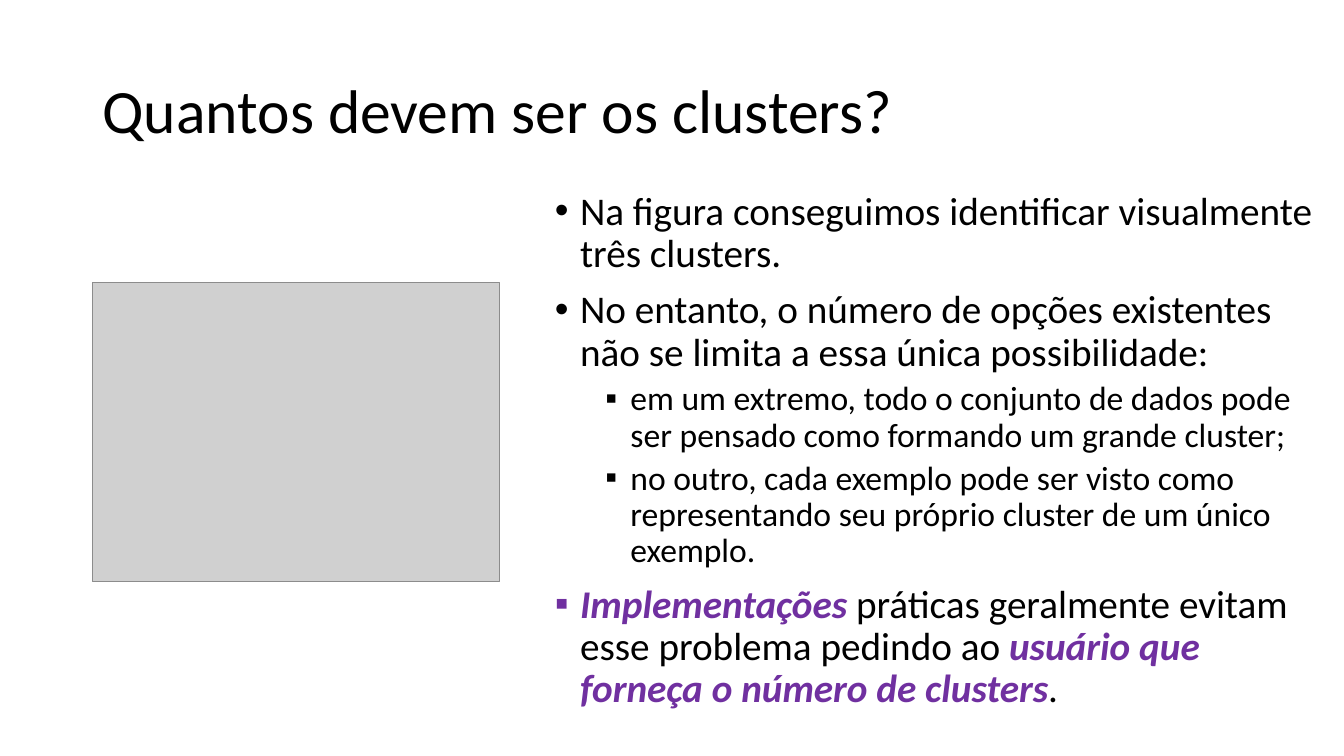
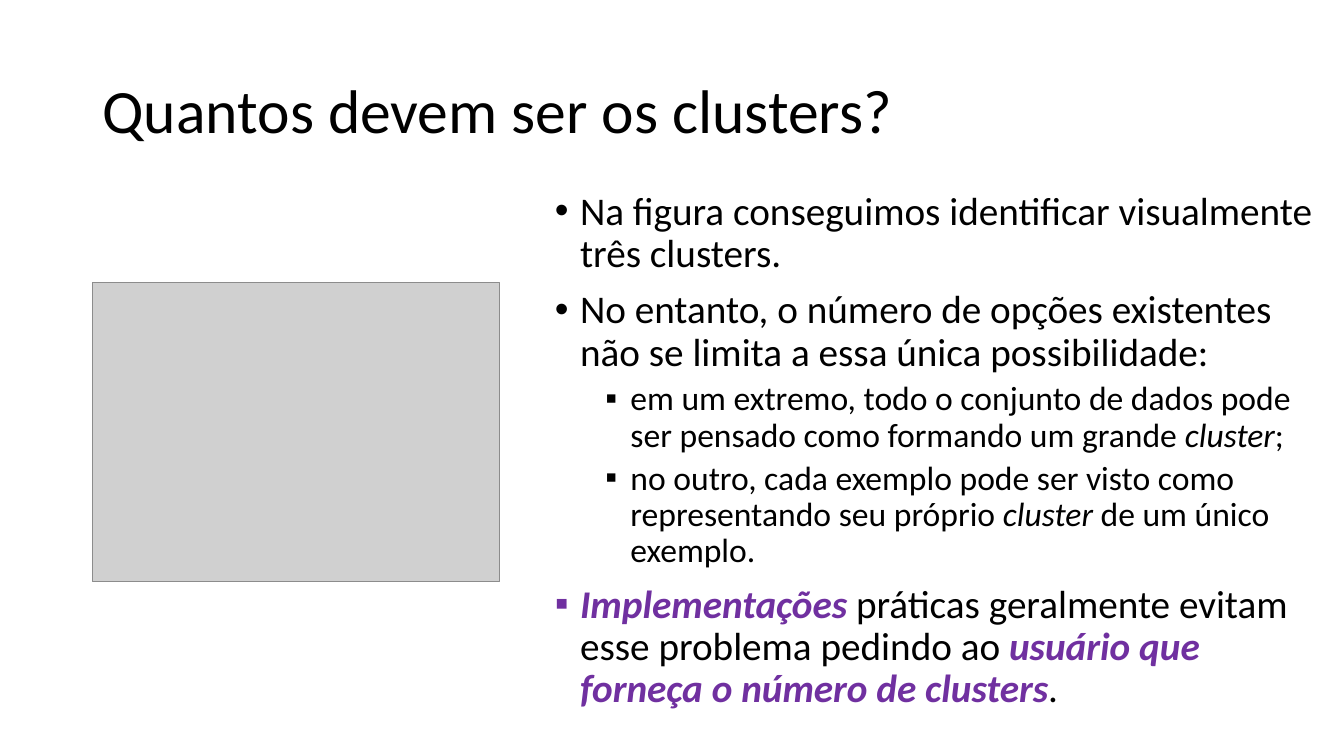
Before and after one commit to zz4fap/t320_aprendizado_de_maquina, a slide deck: slide 11 of slides/T320_kMeans.pptx (slide 10 before the commit). Drawn at 1344x756 pixels with LibreOffice and Linux fonts; fonts in the diff are those of the drawing; grey boxes stand for pictures. Boxes give left, top, right and bottom in pixels: in the first picture for what was removed or moved away, otherwise in the second. Text is boxed around its words. In the diff, an @@ line names an element or a change of style, - is before the commit and + after.

```diff
--- a/slides/T320_kMeans.pptx
+++ b/slides/T320_kMeans.pptx
@@ text at [630, 386, 1291, 568]: italic on in "cluster;", "cluster" @@
```
Also in this commit, not shown: 11 other slides changed, 4 slides added, 4 slides removed, 2 other files.
